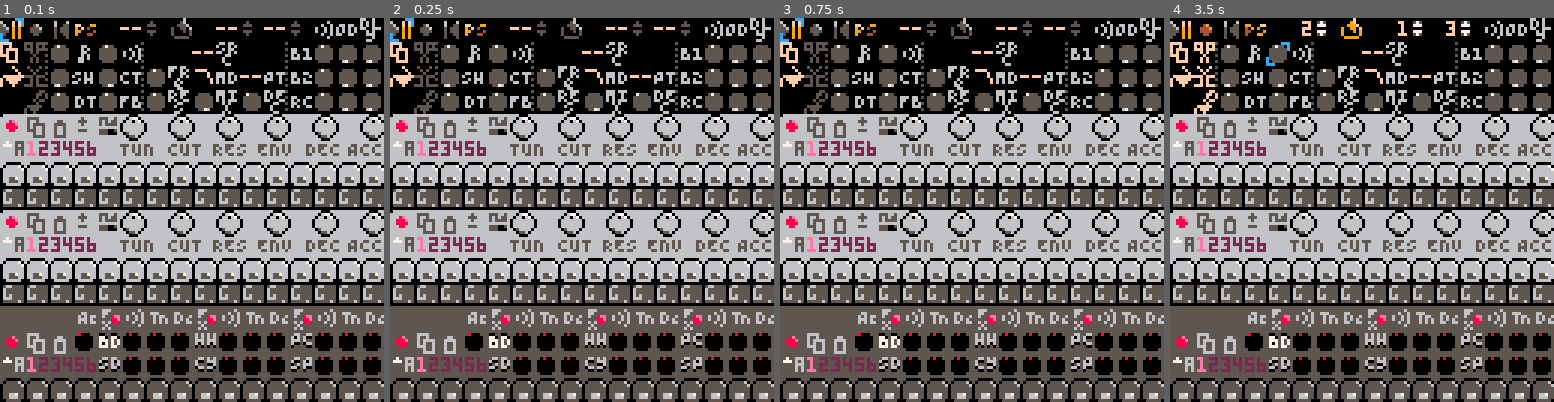
Above: before the commit, frames 1-4 (left to right).
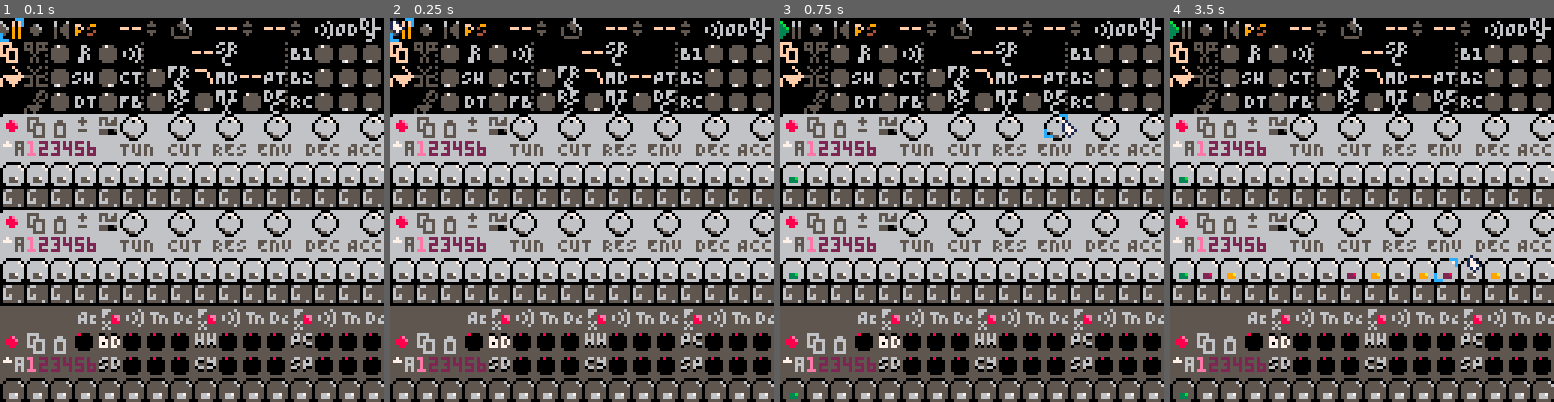
Above: after the commit, the same moments.

Repository: luchak/rp8
Game: PICO-8 cartridge pb-0x.p8
The game is run twice, just before and just after one commit, with the same random seed, the same clock (stepped at 60 frames per second) and the same inputs.
Inputs (mouse positions are in pixels of both pictures, inside the frame that each line leads up to):
- Up to frame 1 (0.1 s): no input
- Up to frame 2 (0.25 s): no input
- Up to frame 3 (0.75 s): tap X (X key) at 0.33 s; click (1060, 121) at 0.67 s; tap O (Z key) at 0.7 s
- Up to frame 4 (3.5 s): tap X (X key) at 1.07, 1.85, 2.97 s; click (1216, 267) at 1.22 s; hold Right 1.6-2.1 s; tap O (Z key) every 0.4 s from 1.7 to 3.3 s; click (1277, 114) at 1.77 s; hold Up 2.15-2.42 s; click (1342, 259) at 2.32 s; hold Right 2.47-3.03 s; click (1404, 106) at 2.87 s; hold Left from 3.08 s (still down); click (1465, 256) at 3.42 s

Frame 1 is identical in both runs. In frame 2, 0.1% of the frame differs, in the area x 0-4%, y 0-5%; in frame 3, 0.5%; in frame 4, 1.9%, in the area x 0-86%, y 0-100%.

Commit message:
Add mouse support
Fixes #3.

Diff:
--- a/pb-0x.p8
+++ b/pb-0x.p8
@@ -40,12 +40,15 @@
  menuitem(4,'start recording',start_rec)
 end
 
--- turn off output lpf for less
--- muffled sound
-poke(0x5f36,@0x5f36^^0x20)
-
 function _init()
  cls()
+
+ -- turn off output lpf for less
+ -- muffled sound
+ poke(0x5f36,@0x5f36^^0x20)
+
+ -- turn on mouse
+ poke(0x5f2d, 0x1)
 
  ui,state=ui_new(),state_new()
 
@@ -1165,6 +1168,8 @@
 -- ui
 
 ui_btns={⬅️,➡️,⬆️,⬇️,❎,🅾️}
+-- custom retrigger frame intervals
+-- for buttons
 ui_reps=parse[[{
  1=true,
  11=true,
@@ -1173,6 +1178,14 @@
  29=true
 }]]
 --31=true
+widget_defaults=parse[[{
+ w=2,
+ h=2,
+ active=true,
+ act_on_click=false,
+ drag_amt=0,
+ btn_amt=1
+}]]
 
 function ui_new()
  local obj=parse[[{
@@ -1182,28 +1195,38 @@
   holds={},
   by_tile={},
   has_tiles_x={},
-  has_tiles_y={}
+  has_tiles_y={},
+  mouse_tiles={}
  }]]
  -- obj.focus
 
- local function get_tile(tx,ty)
-  return tx+(ty<<5)
- end
-
  obj.add_widget=function(self,w)
+  w=merge_tables(copy_table(widget_defaults),w)
   local widgets=self.widgets
   add(widgets,w)
   w.id=#widgets
   w.tx,w.ty=w.x\4,w.y\4
-  local tile=get_tile(w.tx,w.ty)
-  w.tile=tile
   self.focus=self.focus or w
+  local tile=w.tx+(w.ty<<5)
   self.by_tile[tile]=w
   self.has_tiles_x[w.tx]=true
   self.has_tiles_y[w.ty]=true
+  for dx=0,w.w-1 do
+   for dy=0,w.h-1 do
+    self.mouse_tiles[tile+dx+(dy<<5)]=w
+   end
+  end
  end
 
  obj.draw=function(self,state)
+  -- restore screen from mouse
+  local ldmy,mx,my=self.ldmy,self.mx,self.my
+  if ldmy then
+   memcpy(0x6000+ldmy*64,0x9000+ldmy*64,512)
+   self.ldmy=nil
+  end
+
+  -- draw changed widgets
   for id,w in pairs(self.widgets) do
    local ns=w:get_sprite(state)
    if ns!=self.sprites[id] then
@@ -1212,36 +1235,34 @@
   end
   palt(0,false)
   for id,_ in pairs(self.dirty) do
-   local w=self.widgets[id]
-   local ww,sp=w.w,self.sprites[id]
-   local tsp,wx,wy=type(sp),w.x,w.y
+   local w,sp=self.widgets[id],self.sprites[id]
+   local wx,wy=w.x,w.y
    -- number => draw that sprite
    --  (subject to width value)
    -- string => unpack to text
    --  params and draw those
-   if tsp=='number' then
-    if ww then
-     local sp=self.sprites[id]
-     local sx,sy=(sp%16)*8,(sp\16)*8
-     sspr(sx,sy,ww,8,wx,wy)
-    else
-     spr(self.sprites[id],wx,wy,1,1)
-    end
+   if type(sp)=='number' then
+    spr(self.sprites[id],wx,wy,1,1)
    else
-    local ts,tw,bg,fg=unpack_split(sp)
-    ts=tostr(ts)
+    local tc,tw,bg,fg=unpack_split(sp)
+    tc=tostr(tc)
     rectfill(wx,wy,wx+tw-1,wy+7,bg)
-    print(ts,wx+tw-#ts*4,wy+1,fg)
+    print(tc,wx+tw-#tc*4,wy+1,fg)
    end
   end
   self.dirty={}
   local f=self.focus
   -- skip nil check
   palt(0,true)
-  if f.w then
-   sspr(8,88,f.w,8,f.x,f.y)
-  else
-   spr(1,f.x,f.y,1,1)
+  -- draw focus indicator
+  spr(1,f.x,f.y,1,1)
+  sspr(32,0,4,4,f.x+f.w*4-4,f.y)
+
+  -- store rows behind mouse and draw mouse
+  if mx and my then
+   memcpy(0x9000+my*64,0x6000+my*64,512)
+   spr(15,mx,my)
+   self.ldmy=my
   end
  end
 
@@ -1261,14 +1282,41 @@
   if (btns[➡️]) search={true,1}
   if (btns[⬆️]) search={false,-1}
   if (btns[⬇️]) search={false,1}
-  if (btns[❎]) self.focus:input(state,1)
-  if (btns[🅾️]) self.focus:input(state,-1)
-  if search then
-   local new_focus=self:move_focus(unpack(search))
+  if (btns[❎]) self.focus:input(state,1*self.focus.btn_amt)
+  if (btns[🅾️]) self.focus:input(state,-1*self.focus.btn_amt)
+
+  self.mx,self.my,click=stat(32),stat(33),stat(34)
+  local mx,my=self.mx,self.my
+
+  local new_focus
+
+  if (search) new_focus=self:move_focus(unpack(search))
+  if click>0 then
+   if click==self.last_click then
+    self.drag_dist+=stat(39)
+    local diff=flr(self.focus.drag_amt*(self.last_drag-self.drag_dist)+0.5)
+    if diff!=0 then
+     self.focus:input(state,diff)
+     self.last_drag=self.drag_dist
+    end
+   else
+    poke(0x5f2d, 0x5)
+    self.click_x,self.click_y,self.drag_dist,self.last_drag=mx,my,0,0
+    new_focus=self.mouse_tiles[mx\4 + ((my\4)<<5)]
+    if (new_focus and not new_focus.active) new_focus=nil
+    if (new_focus and new_focus.act_on_click) new_focus:input(state,trn(click==1,1,-1))
+   end
+  else
+   poke(0x5f2d, 0x1)
+  end
+
+  if new_focus then
    self.dirty[self.focus.id]=true
    self.dirty[new_focus.id]=true
    self.focus=new_focus
   end
+
+  self.last_click=click
  end
 
  local search_diffs=split'0,-1,1,-2,2'
@@ -1289,7 +1337,7 @@
    if has_tiles[sb] then
     for sa=ta+dir,lim,dir do
      local r=self.by_tile[(sa<<sha)+(sb<<shb)]
-     if (r and not r.noinput) return r
+     if (r and r.active) return r
     end
    end
   end
@@ -1302,7 +1350,7 @@
 
 function pbl_note_btn_new(x,y,syn,step)
  return {
-  x=x,y=y,
+  x=x,y=y,drag_amt=0.1,
   get_sprite=function(self,state)
    return 64+state.pat_seqs[syn].nt[step]
   end,
@@ -1316,7 +1364,7 @@
 function spin_btn_new(x,y,sprites,get,set)
  local n=#sprites
  return {
-  x=x,y=y,
+  x=x,y=y,act_on_click=true,
   get_sprite=function(self,state)
    return sprites[get(state)]
   end,
@@ -1332,7 +1380,7 @@
  -- "this step is active" sprite
  local n=#sprites-1
  return {
-  x=x,y=y,
+  x=x,y=y,act_on_click=true,
   get_sprite=function(self,state)
    if (state.playing and state.tick==step) return sprites[n+1]
    local v=state:get_pat_steps(syn)[step]
@@ -1348,12 +1396,12 @@
 function dial_new(x,y,s0,bins,get,set)
  bins-=0x0.0001
  return {
-  x=x,y=y,
+  x=x,y=y,drag_amt=0.25,btn_amt=2,
   get_sprite=function(self,state)
    return s0+(get(state)>>7)*bins
   end,
   input=function(self,state,b)
-   local x=mid(0,128,get(state)+(b<<1))
+   local x=mid(0,128,get(state)+b)
    set(state,x)
   end
  }
@@ -1361,7 +1409,7 @@
 
 function toggle_new(x,y,s_off,s_on,get,set)
  return {
-  x=x,y=y,
+  x=x,y=y,act_on_click=true,
   get_sprite=function(self,state)
    return trn(get(state),s_on,s_off)
   end,
@@ -1373,7 +1421,7 @@
 
 function momentary_new(x,y,s,cb)
  return {
-  x=x,y=y,
+  x=x,y=y,act_on_click=true,
   get_sprite=function()
    return s
   end,
@@ -1385,7 +1433,7 @@
 
 function radio_btn_new(x,y,val,s_off,s_on,get,set)
  return {
-  x=x,y=y,
+  x=x,y=y,act_on_click=true,
   get_sprite=function(self,state)
    return trn(get(state)==val,s_on,s_off)
   end,
@@ -1400,7 +1448,7 @@
  local get_pat,set_pat=state_make_get_set_param(syn_base_idx[syn]+4)
  local ret_prefix=pib..',4,'..c_bg..','
  return {
-  x=x,y=y,w=4,
+  x=x,y=y,w=1,
   get_sprite=function(self,state)
    local bank,pending=get_bank(state),get_pat(state)
    local pat=state.pat_status[syn].idx
@@ -1420,7 +1468,7 @@
 function transport_number_new(x,y,w,obj,key)
  local get=state_make_get_set(obj,key)
  return {
-  x=x,y=y,w=w,noinput=true,
+  x=x,y=y,w=w,active=false,
   get_sprite=function(self,state)
    if state.song_mode then
     return tostr(get(state))..','..w..',0,15'
@@ -1432,20 +1480,18 @@
  }
 end
 
-function wrap_override(w,s_override,get_not_override,override_noinput)
- local obj={
-  get_sprite=function(self,state)
-   if get_not_override(state) then
-    self.noinput=false
-    return w:get_sprite(state)
-   else
-    self.noinput=override_noinput
-    return s_override
-   end
-  end,
- }
- setmetatable(obj,{__index=w})
- return obj
+function wrap_override(w,s_override,get_not_override,override_active)
+ local get_sprite=w.get_sprite
+ w.get_sprite=function(self,state)
+  if get_not_override(state) then
+   self.active=true
+   return get_sprite(self,state)
+  else
+   self.active=override_active
+   return s_override
+  end
+ end
+ return w
 end
 
 function pbl_ui_init(ui,key,base_idx,yp)
@@ -1581,7 +1627,7 @@
 
  local function song_only(w,s_not_song)
   ui:add_widget(
-   wrap_override(w,s_not_song,state_is_song_mode,true)
+   wrap_override(w,s_not_song,state_is_song_mode,false)
   )
  end
 
@@ -1607,7 +1653,8 @@
     function(s) s:toggle_recording() end
    ),
    239,
-   function(s) return (not s.tl.has_override) or s.tl.recording end
+   function(s) return (not s.tl.has_override) or s.tl.recording end,
+   true
   ),
   233
  )
@@ -1733,12 +1780,12 @@
 end
 
 __gfx__
-0000000000000ccc6666666666666666000000000000000000000000000000000000000000000000555555555555555500000005000000006666666600000000
-000000000000000c655566566555665600000000006000606000f0f0b00060600666066600000000555555555666655500000000000000006666666600000000
-007007000000000c656565566565655600000000006005505600f0f03b0060600666060600000000555665555655655500000005000000006666666600000000
-0007700000000000656555566565555600000000005055505560909033b0505006060666fff0fff0556666555656666500000000000000006666666600000000
-00077000000000006666666666666666000000000050555055509090333050500606060600000000556556555656556500000005000000006666666600000000
-00700700c00000006005555665550056000000000050055055009090330050500606060600000000556556555666556500000000000000006666666600000000
+000000000000000066666666666666660ccc00000000000000000000000000000000000000000000555555555555555500000005000000006666666601000000
+00000000000000006555665665556656000c0000006000606000f0f0b00060600666066600000000555555555666655500000000000000006666666617100000
+00700700000000006565655665656556000c0000006005505600f0f03b0060600666060600000000555665555655655500000005000000006666666617710000
+0007700000000000656555566565555600000000005055505560909033b0505006060666fff0fff0556666555656666500000000000000006666666617771000
+00077000000000006666666666666666000000000050555055509090333050500606060600000000556556555656556500000005000000006666666601710000
+00700700c00000006005555665550056000000000050055055009090330050500606060600000000556556555666556500000000000000006666666600100000
 00000000c00000006000555665550006000000000050005050009090300050500000000000000000556556555556556500000005000000006666666600000000
 00000000ccc000006666666666666666000000000000000000000000000000000000000000000000556666555556666500000000000000006666066600000000
 66000006660000066600000655000005550000055500000500000000000000000000000000000000666666666666666666666666666666666666666666666660
